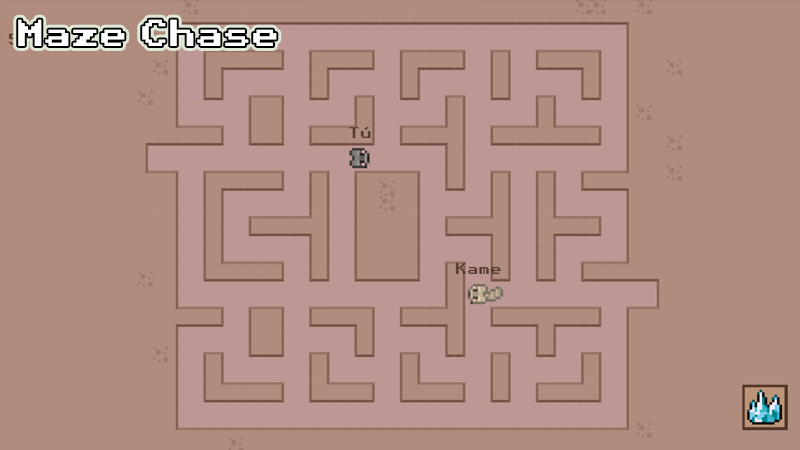
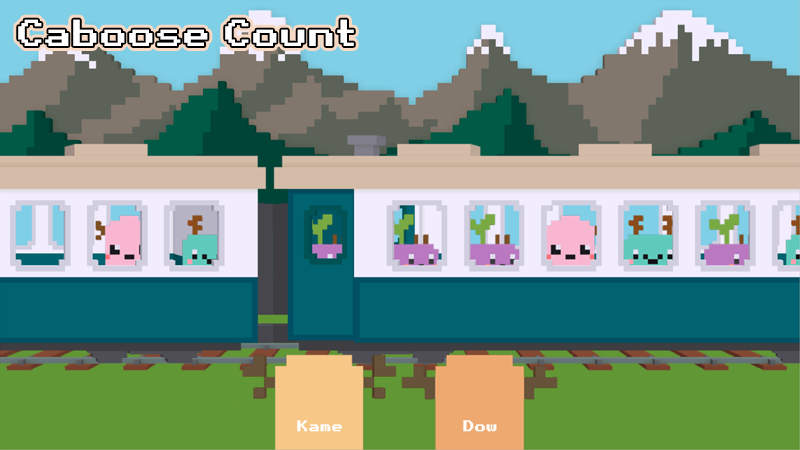
Layer changes from the first 800 × 450 image to the second:
renamed "Maze Chase" to "Caboose Count", painted on it over left=18, top=19, right=354, bottom=46
renamed "Maze Chase" to "Caboose Count", painted on it over left=18, top=19, right=354, bottom=46
added layer "Capa 5" above "Capa 4" over left=0, top=0, right=800, bottom=450
